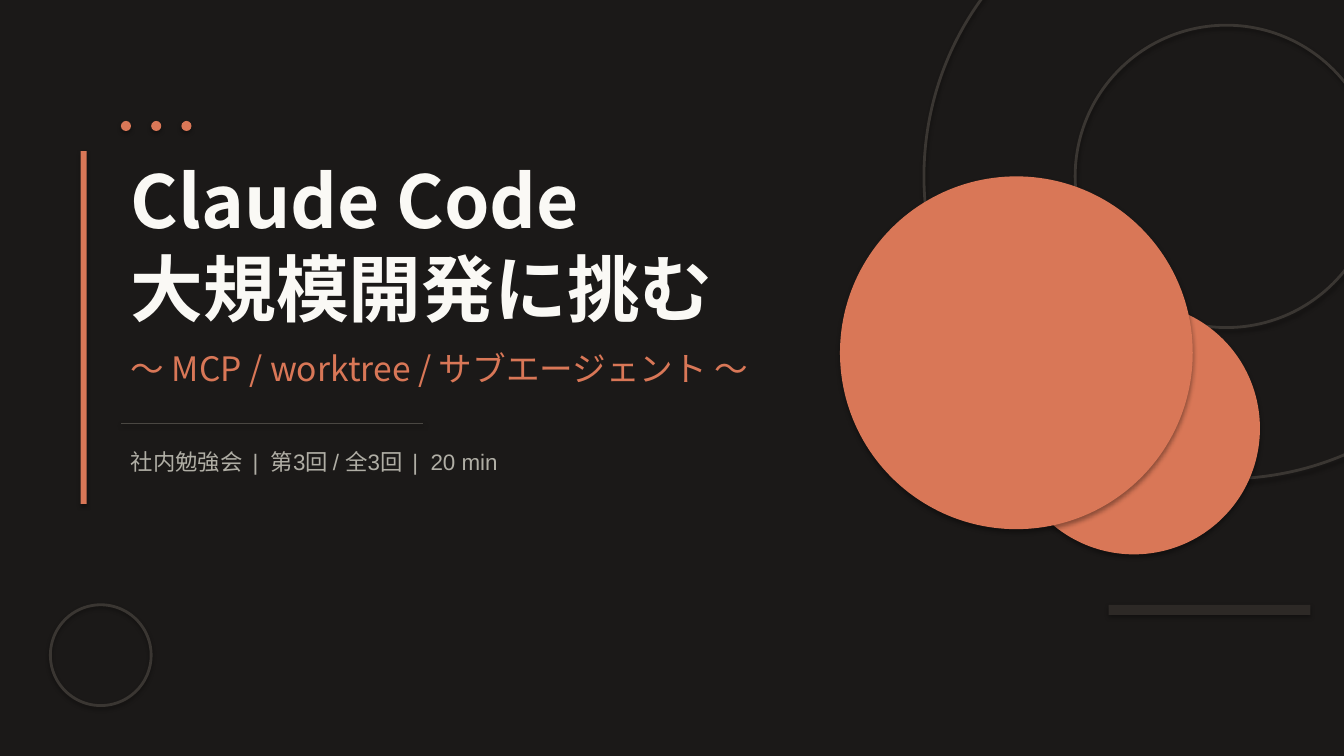
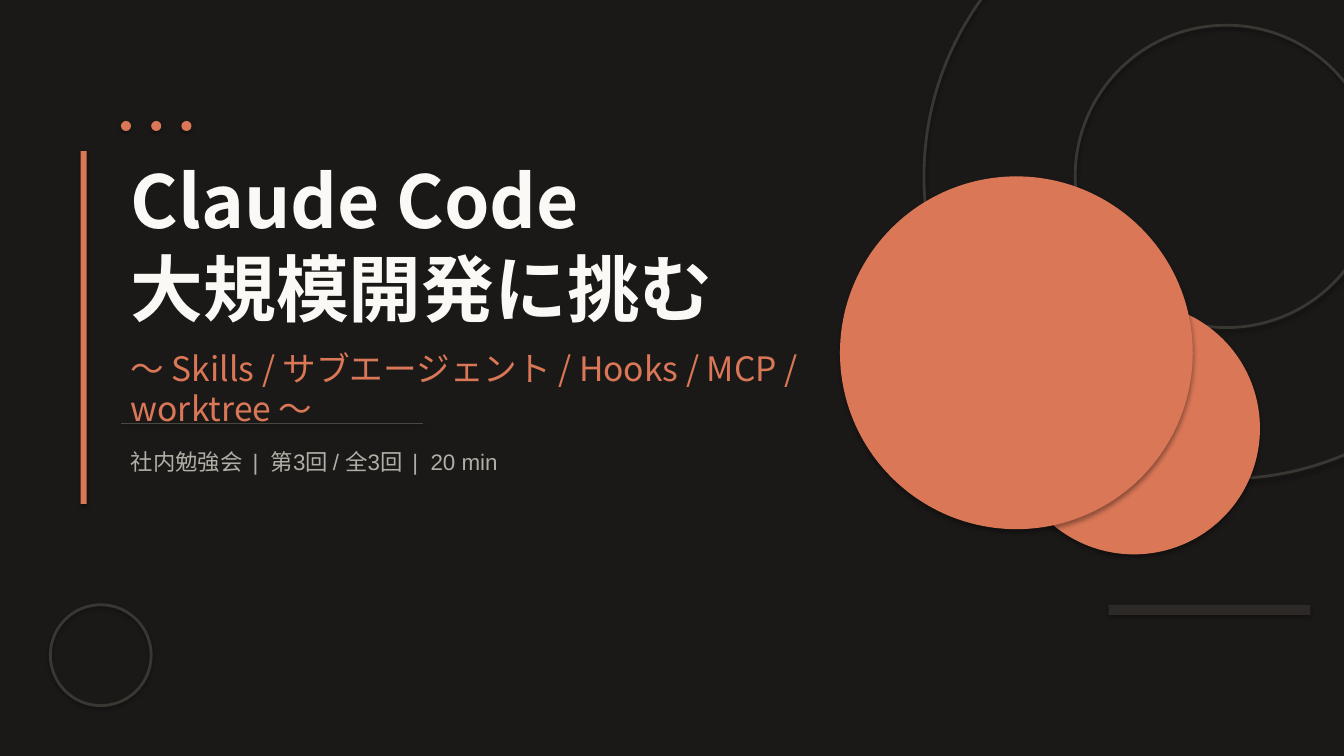
Before and after one commit to Ischca/zenn, a slide deck: slide 1 of slides/Claude_session3.pptx. Drawn at 1344x756 pixels with LibreOffice and Linux fonts; fonts in the diff are those of the drawing. Boxes give left, top, right and bottom in pixels: in the first picture for what was removed or moved away, otherwise in the second. Text is boxed around its words. In the diff, an @@ line names an element or a change of style, - is before the commit and + after.

```diff
--- a/slides/Claude_session3.pptx
+++ b/slides/Claude_session3.pptx
@@ text at (131,352,777,424): text changed @@
-〜 MCP / worktree / サブエージェント 〜
+〜 Skills / サブエージェント / Hooks / MCP / worktree 〜
```
Also in this commit, not shown: 11 other slides changed, 8 slides added, 8 slides removed, 1 other file.
